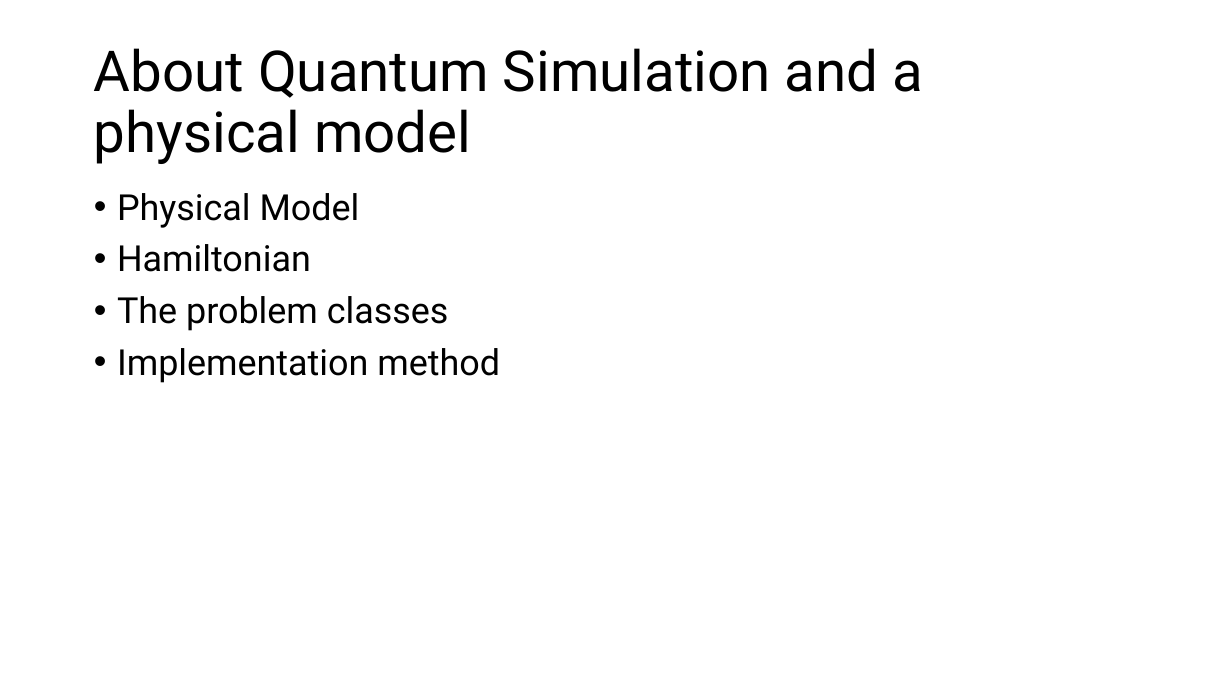
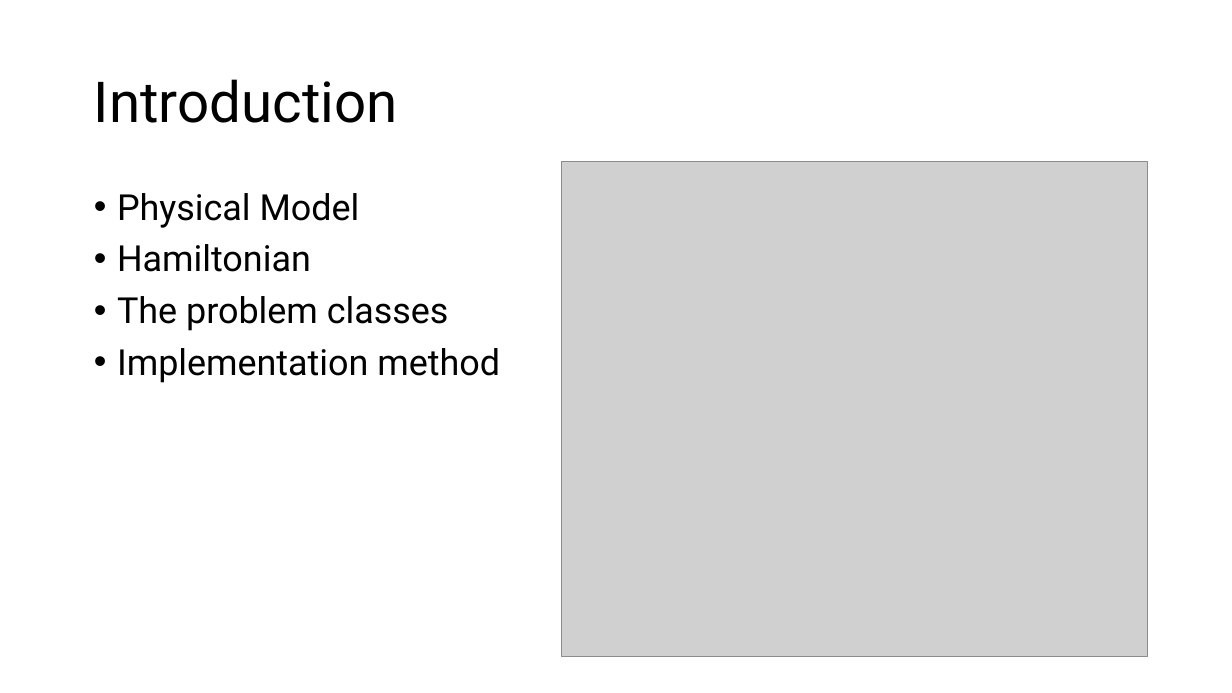
Before and after one commit to ahmad-shafiei/Quantum_Algorithm_Fundation, a slide deck: slide 3 of Presentation/Main_structure_backup.pptx. Drawn at 1232x693 pixels with LibreOffice and Linux fonts; fonts in the diff are those of the drawing; grey boxes stand for pictures. Boxes give left, top, right and bottom in pixels: in the first picture for what was removed or moved away, otherwise in the second. Text is boxed around its words. In the diff, an @@ line names an element or a change of style, - is before the commit and + after.

```diff
--- a/Presentation/Main_structure_backup.pptx
+++ b/Presentation/Main_structure_backup.pptx
@@ title at box(94, 79, 398, 123): text changed @@
-About Quantum Simulation and a physical model
+Introduction
@@ picture added at box(562, 162, 1148, 656) @@
```
Also in this commit, not shown: 9 other slides changed, 3 slides added, 1 slide removed, 21 other files.
